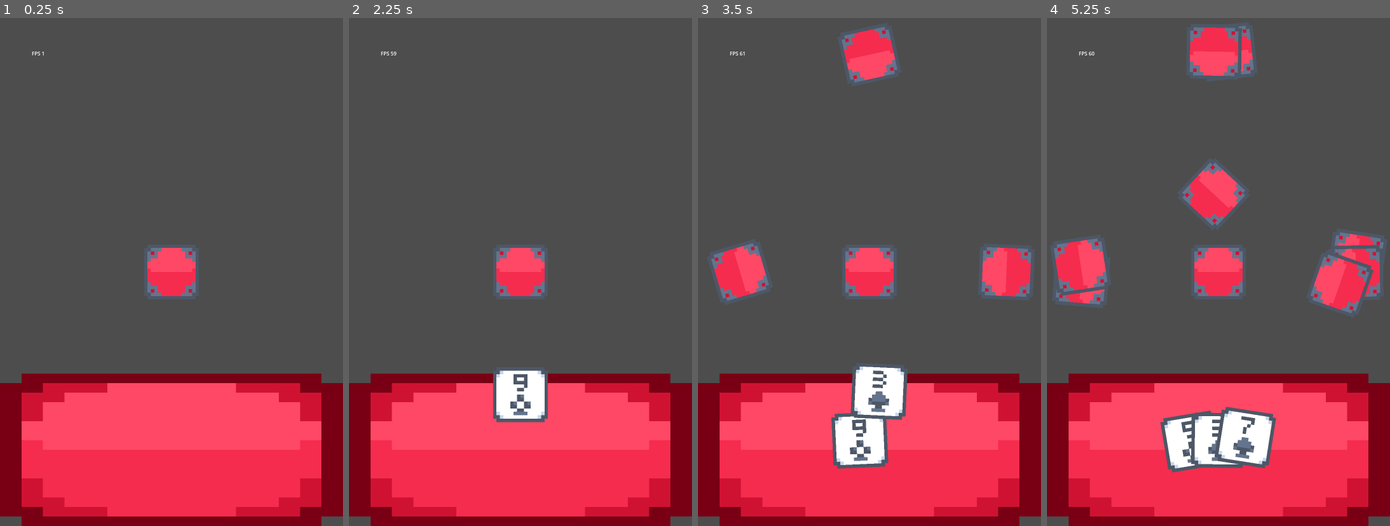
Above: before the commit, frames 1-4 (left to right).
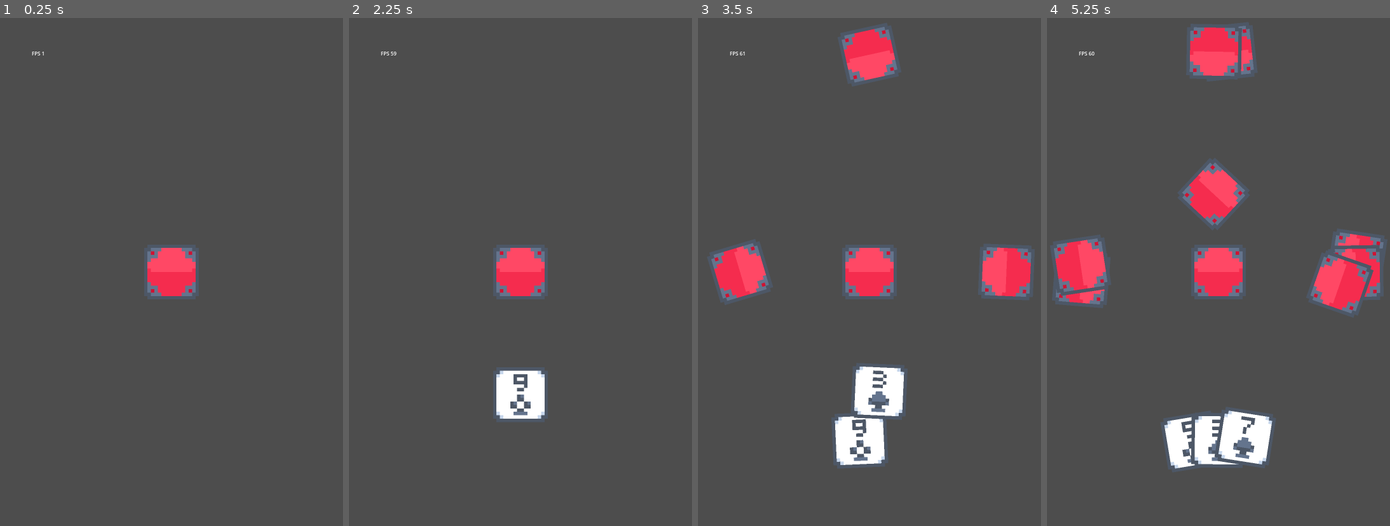
Above: after the commit, the same moments.

Repository: WinCisky/scopa-36
Game: Godot game, scene res://scenes/table_scopa.tscn
Two runs of this game, one before a commit and one after it. Both use one fixed random seed, a clock stepped at 60 frames per second and the inputs below.
Inputs (mouse positions are in pixels of both pictures, inside the frame that each line leads up to):
- Up to frame 1 (0.25 s): no input
- Up to frame 2 (2.25 s): tap Enter at 0.5, 2 s; move the mouse to (595, 246) at 0.52 s; click (595, 246) at 0.67 s; tap Space at 1.25 s; drag from (451, 297) to (503, 373) at 1.27 s; move the mouse to (554, 160) at 2.02 s; click (554, 160) at 2.17 s
- Up to frame 3 (3.5 s): drag from (852, 373) to (766, 195) at 2.77 s
- Up to frame 4 (5.25 s): move the mouse to (1321, 348) at 3.52 s; click (1321, 348) at 3.67 s; drag from (1115, 195) to (1167, 145) at 4.27 s; move the mouse to (1235, 272) at 5.02 s; click (1235, 272) at 5.17 s

The runs differ from the first frame. In frame 1, 30% of the frame differs, in the area x 0-100%, y 70-100%; in frame 2, 28%; in frame 3, 27%; in frame 4, 26%.

Commit message:
player pick input

Diff:
--- a/scenes/table_scopa.tscn
+++ b/scenes/table_scopa.tscn
@@ -37,12 +37,13 @@
 player_id = 3
 display_name = "Player3"
 
-[node name="CardsManager" type="Node" parent="." node_paths=PackedStringArray("camera", "cards", "turn_indicator", "discard_indicator")]
+[node name="CardsManager" type="Node" parent="." node_paths=PackedStringArray("camera", "cards", "turn_indicator", "discard_indicator", "player")]
 script = ExtResource("5_dra8c")
 camera = NodePath("../Camera2D")
 cards = [NodePath("Card"), NodePath("Card2"), NodePath("Card3"), NodePath("Card4"), NodePath("Card5"), NodePath("Card6" …(679 unchanged characters)…
 turn_indicator = NodePath("../TableManager/TurnIndicator")
 discard_indicator = NodePath("../TableManager/DiscardIndicator")
+player = NodePath("../Players/Player")
 
 [node name="Card" parent="CardsManager" instance=ExtResource("4_ckn2j")]
 z_index = 1
--- a/scripts/card_manager.gd
+++ b/scripts/card_manager.gd
@@ -5,6 +5,7 @@
 @export var cards: Array[Node2D]
 @export var turn_indicator: Node2D
 @export var discard_indicator: Node2D
+@export var player: Player
 
 var table_cards: Array
 
@@ -49,11 +50,11 @@
 	set_indicator_scale(viewport_rect.size.x)
 	# hide turn indicator
 	turn_indicator.visible = false
-	discard_indicator.visible = true
+	discard_indicator.visible = false
 
 	# var world_position = camera.get_canvas_transform().affine_inverse() * event.position
-	play_card_y_position = viewport_rect.size.y * (0.5 - play_card_treshold / 2)
-	discard_indicator.position = Vector2(0, play_card_y_position)
+	play_card_y_position = viewport_rect.size.y * (1 - play_card_treshold)
+	discard_indicator.position = Vector2(0, viewport_rect.size.y * (0.5 - play_card_treshold / 2))
 	# assume size is 16x16 need to fill all the screen width and h * play_card_treshold
 	var discard_height = viewport_rect.size.y * play_card_treshold
 	var discard_width = viewport_rect.size.x
@@ -235,7 +236,7 @@
 func card_grabbed(card: Node2D) -> void:
 	if card == null:
 		return
-	# called when a card is grabbed by the input manager
+	discard_indicator.visible = true
 	# remove the card from the player's hand
 	for i in range(players_cards[0].size()):
 		if players_cards[0][i].card == card.card:
@@ -247,11 +248,18 @@
 	card.has_reached_rotation = false
 	grabbed_card = card
 
-func card_released(card: Node2D) -> void:
+func card_released(card: Node2D, position: Vector2) -> void:
+	discard_indicator.visible = false
+	grabbed_card = null
 	if card == null:
 		return
-	# called when a card is released by the input manager
+	players_cards[0].append(card)
+
+	if position.y <= play_card_y_position:
+		# play the card
+		var success = player.picked_card(card.card)
+		if success:
+			return
+
 	# place the card back to the player's hand
-	players_cards[0].append(card)
 	reposition_player_cards(0, players_cards[0])
-	grabbed_card = null
--- a/scripts/input_manager.gd
+++ b/scripts/input_manager.gd
@@ -11,7 +11,6 @@
 		if event.pressed:
 			# convert touch screen position to world position
 			var world_position = camera.get_canvas_transform().affine_inverse() * event.position
-			print(event.position, " -> ", world_position)
 			var cards = card_manager.get_player_cards_at_position(world_position)
 			if cards.size() > 0:
 				# get card with highest z_index
@@ -23,7 +22,7 @@
 				card_manager.card_grabbed(dragging_card)
 		else:
 			# print("Screen touch released at: ", event.position)
-			card_manager.card_released(dragging_card)
+			card_manager.card_released(dragging_card, event.position)
 			dragging_card = null
 			pass
 
--- a/scripts/player.gd
+++ b/scripts/player.gd
@@ -18,11 +18,14 @@
 func _ready():
 	pass
 
-func picked_card(card: int) -> void:
+func picked_card(card: int) -> bool:
+	if not is_picking:
+		return false
 	# remove card from available cards
 	cards.erase(card)
 	is_picking = false
 	picked.emit(card)
+	return true
 
 func _on_pick(player_index: int):
 	if (player_index != player_id):
